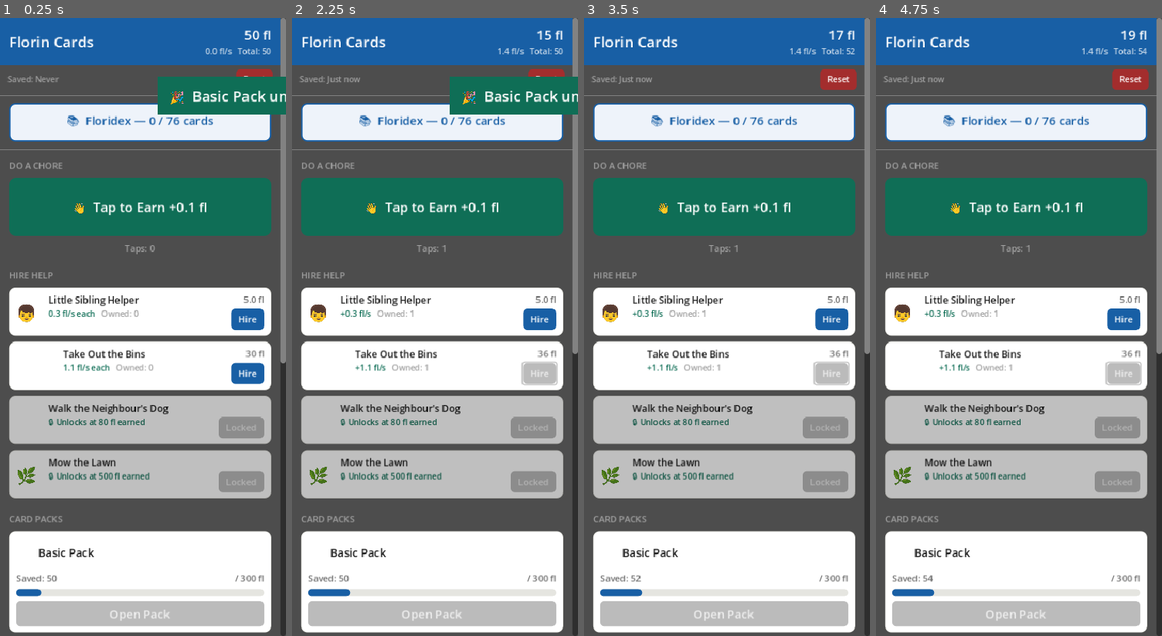
Above: before the commit, frames 1-4 (left to right).
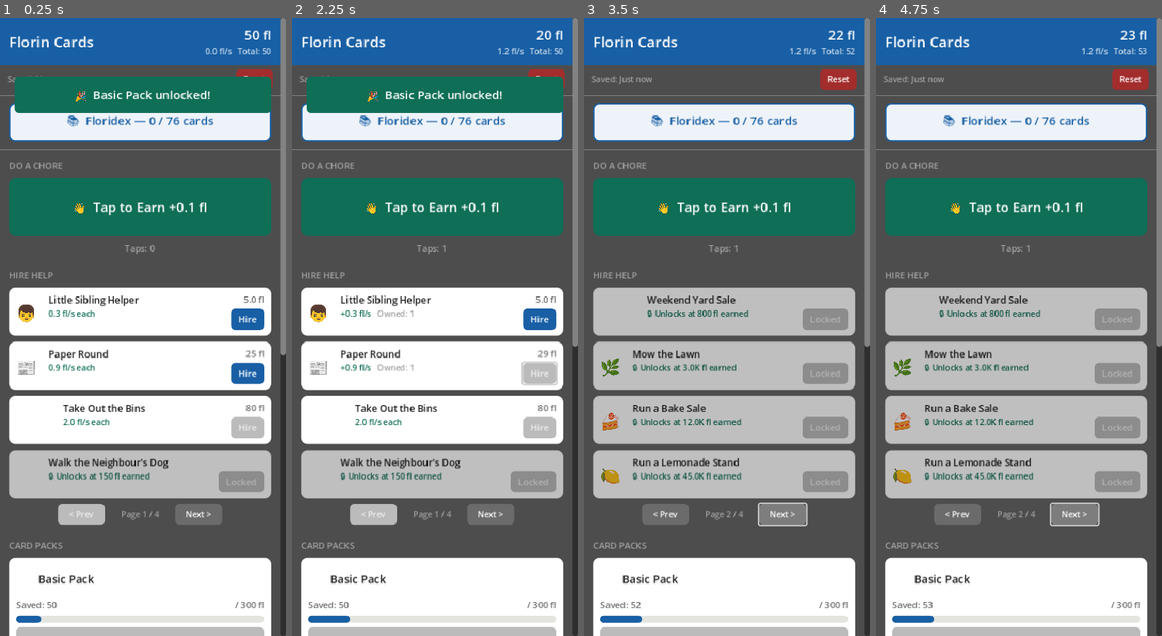
Above: after the commit, the same moments.

Repository: Funfetsunk/Idle-Trading-Cards
Game: Godot game, scene res://scenes/Main.tscn
Same seed, same stepped clock (60 frames per second), same inputs: the game is played once before the commit and once after it.
Inputs (mouse positions are in pixels of both pictures, inside the frame that each line leads up to):
- Up to frame 1 (0.25 s): no input
- Up to frame 2 (2.25 s): click "👋 Tap to Earn +0.1 fl" at 0.5 s; click "Hire" at 1.25 s; click "Hire" at 2 s
- Up to frame 3 (3.5 s): click (781, 512) at 2.75 s, where only the run after the commit has a clickable "Next >"
- Up to frame 4 (4.75 s): click (956, 512) at 3.5 s, where only the run after the commit has a clickable "< Prev"; click (1073, 512) at 4.25 s, where only the run after the commit has a clickable "Next >"

The runs differ from the first frame. In frame 1, 23% of the frame differs, in the area x 3-100%, y 9-100%; in frame 2, 23%; in frame 3, 26%; in frame 4, 26%, in the area x 3-100%, y 2-100%.

Commit message:
Rebalance economy, expand hire helpers, fix pacing and UI
Economy & pacing:
- Fix critical bug: pack savings pools now only accumulate after the
  pack tier is unlocked, preventing players from instantly opening
  Silver/Gold/Legendary packs the moment they unlock
- Dramatically increase pack costs (Silver 2.5K→80K, Gold 15K→600K,
  Legendary 150K→8M) and adjust unlock gates to match
- Scale upgrade costs to fit new economy (Lucky Bag 600→4K through
  Secret Card Map 40M→500M)

Hire helpers:
- Expand from 8 to 16 hire helpers, covering progression from pocket
  money (Paper Round, Yard Sale) through to endgame (Food Delivery,
  Market Stall, Online Resale Shop, Trading Card Empire)
- Rebalance all fl/sec rates and base costs across the full roster
- Hire helper section now paginates (4 per page) so the UI fits on
  one mobile screen; < Prev / Page X of Y / Next > controls added

Milestone multipliers:
- Owning 10 of a hire helper gives x2 production, 25 gives x10
  total, 50 gives x250 total
- Milestone banner and field note fire when thresholds are hit
- Chore rows display active multiplier ("Owned: 12  x2 bonus")

Banner fix:
- Event banners (God Pack, pack unlock, milestone, offline earnings)
  now size using viewport width directly instead of anchor offsets,
  fixing the right-side cutoff on mobile

Co-Authored-By: Claude Sonnet 4.6 <noreply@anthropic.com>

Diff:
--- a/scripts/CardDatabase.gd
+++ b/scripts/CardDatabase.gd
@@ -286,31 +286,39 @@
 ]
 
 const CHORES = [
-	{"id": "sibling",  "name": "Little Sibling Helper",       "icon": "👦", "base_cost": 5.0,       "fl_per_sec": 0.3,    "cost_mult": 1.15, "unlock_at": 0.0},
-	{"id": "bins",     "name": "Take Out the Bins",            "icon": "🗑️",  "base_cost": 30.0,      "fl_per_sec": 1.1,    "cost_mult": 1.20, "unlock_at": 10.0},
-	{"id": "dog",      "name": "Walk the Neighbour's Dog",     "icon": "🐕", "base_cost": 180.0,     "fl_per_sec": 5.0,    "cost_mult": 1.24, "unlock_at": 80.0},
-	{"id": "lawn",     "name": "Mow the Lawn",                 "icon": "🌿", "base_cost": 1200.0,    "fl_per_sec": 18.0,   "cost_mult": 1.27, "unlock_at": 500.0},
-	{"id": "lemonade", "name": "Run a Lemonade Stand",         "icon": "🍋", "base_cost": 8000.0,    "fl_per_sec": 60.0,   "cost_mult": 1.30, "unlock_at": 3000.0},
-	{"id": "babysit",  "name": "Babysitting Round",            "icon": "👶", "base_cost": 60000.0,   "fl_per_sec": 220.0,  "cost_mult": 1.32, "unlock_at": 20000.0},
-	{"id": "carwash",  "name": "Neighbourhood Car Wash",       "icon": "🚗", "base_cost": 500000.0,  "fl_per_sec": 800.0,  "cost_mult": 1.35, "unlock_at": 150000.0},
-	{"id": "carboot",  "name": "Car Boot Sale Empire",         "icon": "🏪", "base_cost": 4000000.0, "fl_per_sec": 3200.0, "cost_mult": 1.38, "unlock_at": 1500000.0},
+	{"id": "sibling",   "name": "Little Sibling Helper",    "icon": "👦", "base_cost": 5.0,            "fl_per_sec": 0.3,      "cost_mult": 1.15, "unlock_at": 0.0},
+	{"id": "paperound", "name": "Paper Round",               "icon": "📰", "base_cost": 25.0,           "fl_per_sec": 0.9,      "cost_mult": 1.17, "unlock_at": 8.0},
+	{"id": "bins",      "name": "Take Out the Bins",         "icon": "🗑️",  "base_cost": 80.0,           "fl_per_sec": 2.0,      "cost_mult": 1.19, "unlock_at": 30.0},
+	{"id": "dog",       "name": "Walk the Neighbour's Dog",  "icon": "🐕", "base_cost": 400.0,          "fl_per_sec": 6.0,      "cost_mult": 1.22, "unlock_at": 150.0},
+	{"id": "yardsale",  "name": "Weekend Yard Sale",         "icon": "🏷️",  "base_cost": 2000.0,         "fl_per_sec": 15.0,     "cost_mult": 1.25, "unlock_at": 800.0},
+	{"id": "lawn",      "name": "Mow the Lawn",              "icon": "🌿", "base_cost": 8000.0,         "fl_per_sec": 30.0,     "cost_mult": 1.27, "unlock_at": 3000.0},
+	{"id": "baking",    "name": "Run a Bake Sale",           "icon": "🍰", "base_cost": 35000.0,        "fl_per_sec": 80.0,     "cost_mult": 1.29, "unlock_at": 12000.0},
+	{"id": "lemonade",  "name": "Run a Lemonade Stand",      "icon": "🍋", "base_cost": 120000.0,       "fl_per_sec": 180.0,    "cost_mult": 1.31, "unlock_at": 45000.0},
+	{"id": "tutoring",  "name": "Tutoring Sessions",         "icon": "📚", "base_cost": 500000.0,       "fl_per_sec": 400.0,    "cost_mult": 1.33, "unlock_at": 180000.0},
+	{"id": "babysit",   "name": "Babysitting Round",         "icon": "👶", "base_cost": 2000000.0,      "fl_per_sec": 900.0,    "cost_mult": 1.34, "unlock_at": 750000.0},
+	{"id": "carwash",   "name": "Neighbourhood Car Wash",    "icon": "🚗", "base_cost": 8000000.0,      "fl_per_sec": 2000.0,   "cost_mult": 1.36, "unlock_at": 3000000.0},
+	{"id": "carboot",   "name": "Car Boot Sale Empire",      "icon": "🏪", "base_cost": 35000000.0,     "fl_per_sec": 5000.0,   "cost_mult": 1.38, "unlock_at": 12000000.0},
+	{"id": "delivery",  "name": "Food Delivery Round",       "icon": "🛵", "base_cost": 150000000.0,    "fl_per_sec": 12000.0,  "cost_mult": 1.39, "unlock_at": 60000000.0},
+	{"id": "market",    "name": "Market Stall Trader",       "icon": "🛒", "base_cost": 650000000.0,    "fl_per_sec": 30000.0,  "cost_mult": 1.41, "unlock_at": 300000000.0},
+	{"id": "onlineshop","name": "Online Resale Shop",        "icon": "💻", "base_cost": 3000000000.0,   "fl_per_sec": 80000.0,  "cost_mult": 1.43, "unlock_at": 1500000000.0},
+	{"id": "cardempire","name": "Trading Card Empire",       "icon": "🃏", "base_cost": 15000000000.0,  "fl_per_sec": 250000.0, "cost_mult": 1.45, "unlock_at": 8000000000.0},
 ]
 
 const PACKS = [
-	{"id": "basic",     "label": "Basic Pack",     "icon": "📦", "base_cost": 300.0,    "scale_factor": 1.8, "scale_every": 20, "unlock_at": 0.0},
-	{"id": "silver",    "label": "Silver Pack",    "icon": "🥈", "base_cost": 2500.0,   "scale_factor": 2.0, "scale_every": 15, "unlock_at": 5000.0},
-	{"id": "gold",      "label": "Gold Pack",      "icon": "🥇", "base_cost": 15000.0,  "scale_factor": 2.2, "scale_every": 10, "unlock_at": 40000.0},
-	{"id": "legendary", "label": "Legendary Pack", "icon": "✨", "base_cost": 150000.0, "scale_factor": 2.5, "scale_every": 5,  "unlock_at": 400000.0},
+	{"id": "basic",     "label": "Basic Pack",     "icon": "📦", "base_cost": 300.0,      "scale_factor": 1.8, "scale_every": 20, "unlock_at": 0.0},
+	{"id": "silver",    "label": "Silver Pack",    "icon": "🥈", "base_cost": 80000.0,    "scale_factor": 2.0, "scale_every": 15, "unlock_at": 30000.0},
+	{"id": "gold",      "label": "Gold Pack",      "icon": "🥇", "base_cost": 600000.0,   "scale_factor": 2.2, "scale_every": 10, "unlock_at": 400000.0},
+	{"id": "legendary", "label": "Legendary Pack", "icon": "✨", "base_cost": 8000000.0,  "scale_factor": 2.5, "scale_every": 5,  "unlock_at": 4000000.0},
 ]
 
 const UPGRADES = [
-	{"id": "u1", "name": "Lucky Bag",        "desc": "+5% ultra rare chance",        "icon": "🎒", "cost": 600.0,       "effect": "ultra",     "value": 0.05, "unlock_at": 200.0},
-	{"id": "u2", "name": "Foil Sleeve",      "desc": "+8% rare weight reduction",    "icon": "🃏", "cost": 3000.0,      "effect": "rare",      "value": 0.08, "unlock_at": 1000.0},
-	{"id": "u3", "name": "Magnifying Glass", "desc": "+10% ultra rare chance",       "icon": "🔍", "cost": 15000.0,     "effect": "ultra",     "value": 0.10, "unlock_at": 6000.0},
-	{"id": "u4", "name": "Price Guide Book", "desc": "+12% rare weight reduction",   "icon": "📖", "cost": 100000.0,    "effect": "rare",      "value": 0.12, "unlock_at": 40000.0},
-	{"id": "u5", "name": "Special Order",    "desc": "+6% secret rare chance",       "icon": "📬", "cost": 700000.0,    "effect": "secret",    "value": 0.06, "unlock_at": 250000.0},
-	{"id": "u6", "name": "Golden Wrapper",   "desc": "+10% secret rare chance",      "icon": "🎁", "cost": 5000000.0,   "effect": "secret",    "value": 0.10, "unlock_at": 1800000.0},
-	{"id": "u7", "name": "Secret Card Map",  "desc": "+3% legendary chance",         "icon": "🗺️",  "cost": 40000000.0,  "effect": "legendary", "value": 0.03, "unlock_at": 12000000.0},
+	{"id": "u1", "name": "Lucky Bag",        "desc": "+5% ultra rare chance",        "icon": "🎒", "cost": 4000.0,       "effect": "ultra",     "value": 0.05, "unlock_at": 1500.0},
+	{"id": "u2", "name": "Foil Sleeve",      "desc": "+8% rare weight reduction",    "icon": "🃏", "cost": 25000.0,      "effect": "rare",      "value": 0.08, "unlock_at": 8000.0},
+	{"id": "u3", "name": "Magnifying Glass", "desc": "+10% ultra rare chance",       "icon": "🔍", "cost": 150000.0,     "effect": "ultra",     "value": 0.10, "unlock_at": 50000.0},
+	{"id": "u4", "name": "Price Guide Book", "desc": "+12% rare weight reduction",   "icon": "📖", "cost": 1000000.0,    "effect": "rare",      "value": 0.12, "unlock_at": 350000.0},
+	{"id": "u5", "name": "Special Order",    "desc": "+6% secret rare chance",       "icon": "📬", "cost": 8000000.0,    "effect": "secret",    "value": 0.06, "unlock_at": 3000000.0},
+	{"id": "u6", "name": "Golden Wrapper",   "desc": "+10% secret rare chance",      "icon": "🎁", "cost": 60000000.0,   "effect": "secret",    "value": 0.10, "unlock_at": 25000000.0},
+	{"id": "u7", "name": "Secret Card Map",  "desc": "+3% legendary chance",         "icon": "🗺️",  "cost": 500000000.0,  "effect": "legendary", "value": 0.03, "unlock_at": 200000000.0},
 ]
 
 var CARDS: Array = []
--- a/scripts/GameState.gd
+++ b/scripts/GameState.gd
@@ -8,6 +8,7 @@
 signal dupes_changed(total: int)
 signal upgrades_changed()
 signal chores_changed()
+signal chore_milestone(chore_name: String, count: int)
 signal state_reset()
 
 const TAP_EARN = 0.1
@@ -68,8 +69,15 @@
 func get_fl_per_sec() -> float:
 	var rate = 0.0
 	for i in range(CardDatabase.CHORES.size()):
-		rate += CardDatabase.CHORES[i]["fl_per_sec"] * chore_counts[i]
+		rate += CardDatabase.CHORES[i]["fl_per_sec"] * chore_counts[i] * chore_milestone_mult(chore_counts[i])
 	return rate
+
+func chore_milestone_mult(count: int) -> float:
+	var mult = 1.0
+	if count >= 50: mult *= 25.0
+	if count >= 25: mult *= 5.0
+	if count >= 10: mult *= 2.0
+	return mult
 
 func get_chore_cost(idx: int) -> float:
 	var c = CardDatabase.CHORES[idx]
@@ -84,7 +92,8 @@
 	florins      += amount
 	total_earned += amount
 	for i in range(pack_state.size()):
-		pack_state[i]["savings"] += amount
+		if total_earned >= CardDatabase.PACKS[i]["unlock_at"]:
+			pack_state[i]["savings"] += amount
 	florins_changed.emit(florins)
 
 func tap() -> void:
@@ -92,7 +101,8 @@
 	total_earned += TAP_EARN
 	tap_count    += 1
 	for i in range(pack_state.size()):
-		pack_state[i]["savings"] += TAP_EARN
+		if total_earned >= CardDatabase.PACKS[i]["unlock_at"]:
+			pack_state[i]["savings"] += TAP_EARN
 	florins_changed.emit(florins)
 
 func buy_chore(idx: int) -> bool:
@@ -105,6 +115,10 @@
 	rate_changed.emit(get_fl_per_sec())
 	chores_changed.emit()
 	add_log("Hired: " + CardDatabase.CHORES[idx]["name"])
+	# Fire milestone signal if this purchase hit a milestone count
+	var count = chore_counts[idx]
+	if count in [10, 25, 50]:
+		chore_milestone.emit(CardDatabase.CHORES[idx]["name"], count)
 	SaveManager.save()
 	return true
 
--- a/scripts/Main.gd
+++ b/scripts/Main.gd
@@ -8,7 +8,12 @@
 var _btn_floridex:   Button
 var _lbl_tap_count:  Label
 
+const CHORES_PER_PAGE = 4
 var _chore_rows:     Array = []  # [{panel, lbl_count, lbl_cost, lbl_rate, btn_buy}]
+var _chore_page:     int   = 0
+var _btn_chore_prev: Button
+var _btn_chore_next: Button
+var _lbl_chore_page: Label
 var _pack_cards:     Array = []  # [{lbl_savings, lbl_cost, bar, btn_open, lbl_event}]
 var _pack_tweens:    Array = []
 
@@ -227,6 +232,7 @@
 
 		var panel = PanelContainer.new()
 		panel.add_theme_stylebox_override("panel", _card_style())
+		panel.visible = false  # controlled by pagination
 		section.add_child(panel)
 
 		var hbox = HBoxContainer.new()
@@ -285,6 +291,31 @@
 		row_data["panel"]   = panel
 
 		_chore_rows.append(row_data)
+
+	# Pagination controls
+	var page_bar = HBoxContainer.new()
+	page_bar.add_theme_constant_override("separation", 8)
+	page_bar.alignment = BoxContainer.ALIGNMENT_CENTER
+	section.add_child(page_bar)
+
+	_btn_chore_prev = _make_btn("< Prev", C_TEXT2)
+	_btn_chore_prev.add_theme_font_size_override("font_size", 11)
+	_btn_chore_prev.custom_minimum_size = Vector2(64, 0)
+	_btn_chore_prev.pressed.connect(_on_chore_prev)
+	page_bar.add_child(_btn_chore_prev)
+
+	_lbl_chore_page = Label.new()
+	_lbl_chore_page.add_theme_font_size_override("font_size", 11)
+	_lbl_chore_page.add_theme_color_override("font_color", C_TEXT3)
+	_lbl_chore_page.horizontal_alignment = HORIZONTAL_ALIGNMENT_CENTER
+	_lbl_chore_page.custom_minimum_size = Vector2(80, 0)
+	page_bar.add_child(_lbl_chore_page)
+
+	_btn_chore_next = _make_btn("Next >", C_TEXT2)
+	_btn_chore_next.add_theme_font_size_override("font_size", 11)
+	_btn_chore_next.custom_minimum_size = Vector2(64, 0)
+	_btn_chore_next.pressed.connect(_on_chore_next)
+	page_bar.add_child(_btn_chore_next)
 
 # ── Pack section ──────────────────────────────────────────────────────────────
 
@@ -539,6 +570,7 @@
 	GameState.dupes_changed.connect(_on_dupes_changed)
 	GameState.upgrades_changed.connect(_on_upgrades_changed)
 	GameState.chores_changed.connect(_on_chores_changed)
+	GameState.chore_milestone.connect(_on_chore_milestone)
 	GameState.state_reset.connect(_full_refresh)
 
 # ── Full refresh ──────────────────────────────────────────────────────────────
@@ -566,40 +598,57 @@
 
 func _update_chores() -> void:
 	var total_earned = GameState.total_earned
-	var locked_shown = 0
+	var total_pages  = int(ceil(float(_chore_rows.size()) / CHORES_PER_PAGE))
+	_chore_page = clampi(_chore_page, 0, total_pages - 1)
+
+	var page_start = _chore_page * CHORES_PER_PAGE
+	var page_end   = mini(page_start + CHORES_PER_PAGE, _chore_rows.size())
 
 	for i in range(_chore_rows.size()):
+		var rd = _chore_rows[i]
+		# Only show rows on the current page
+		if i < page_start or i >= page_end:
+			rd["panel"].visible = false
+			continue
+
 		var chore    = CardDatabase.CHORES[i]
-		var rd       = _chore_rows[i]
 		var count    = GameState.chore_counts[i]
 		var cost     = GameState.get_chore_cost(i)
 		var unlocked = total_earned >= chore["unlock_at"]
 		var can_buy  = GameState.florins >= cost and unlocked
 
+		rd["panel"].visible = true
+
 		if not unlocked:
-			# Show the next 2 locked chores as teasers; hide the rest
-			if locked_shown < 2:
-				locked_shown += 1
-				rd["panel"].visible = true
-				rd["panel"].modulate = Color(0.75, 0.75, 0.75, 1.0)
-				rd["lbl_rate"].text  = "🔒 Unlocks at %s fl earned" % NumberFormatter.fmt(chore["unlock_at"])
-				rd["lbl_count"].text = ""
-				rd["lbl_cost"].text  = ""
-				rd["btn_buy"].text   = "Locked"
-				rd["btn_buy"].disabled = true
+			rd["panel"].modulate   = Color(0.75, 0.75, 0.75, 1.0)
+			rd["lbl_rate"].text    = "🔒 Unlocks at %s fl earned" % NumberFormatter.fmt(chore["unlock_at"])
+			rd["lbl_count"].text   = ""
+			rd["lbl_cost"].text    = ""
+			rd["btn_buy"].text     = "Locked"
+			rd["btn_buy"].disabled = true
+			continue
+
+		rd["panel"].modulate   = Color.WHITE
+		rd["btn_buy"].text     = "Hire"
+		rd["lbl_cost"].text    = NumberFormatter.fmt(cost) + " fl"
+		rd["btn_buy"].disabled = not can_buy
+
+		var mult = GameState.chore_milestone_mult(count)
+		var fl_contribution = chore["fl_per_sec"] * count * mult
+		if count == 0:
+			rd["lbl_rate"].text  = "%s fl/s each" % NumberFormatter.fmt(chore["fl_per_sec"])
+			rd["lbl_count"].text = ""
+		else:
+			rd["lbl_rate"].text  = "+%s fl/s" % NumberFormatter.fmt(fl_contribution)
+			if mult > 1.0:
+				rd["lbl_count"].text = "Owned: %d  ×%d bonus" % [count, int(mult)]
 			else:
-				rd["panel"].visible = false
-			continue
-
-		# Unlocked — restore normal appearance
-		rd["panel"].visible  = true
-		rd["panel"].modulate = Color.WHITE
-		rd["btn_buy"].text   = "Hire"
-		var fl_contribution  = chore["fl_per_sec"] * count
-		rd["lbl_count"].text = "Owned: %d" % count
-		rd["lbl_rate"].text  = "+%s fl/s" % NumberFormatter.fmt(fl_contribution) if count > 0 else "%s fl/s each" % NumberFormatter.fmt(chore["fl_per_sec"])
-		rd["lbl_cost"].text  = NumberFormatter.fmt(cost) + " fl"
-		rd["btn_buy"].disabled = not can_buy
+				rd["lbl_count"].text = "Owned: %d" % count
+
+	# Update pagination controls
+	_lbl_chore_page.text       = "Page %d / %d" % [_chore_page + 1, total_pages]
+	_btn_chore_prev.disabled   = _chore_page <= 0
+	_btn_chore_next.disabled   = _chore_page >= total_pages - 1
 
 func _update_packs() -> void:
 	var total_earned = GameState.total_earned
@@ -779,6 +828,20 @@
 func _on_buy_chore(idx: int) -> void:
 	GameState.buy_chore(idx)
 
+func _on_chore_prev() -> void:
+	_chore_page -= 1
+	_update_chores()
+
+func _on_chore_next() -> void:
+	_chore_page += 1
+	_update_chores()
+
+func _on_chore_milestone(chore_name: String, count: int) -> void:
+	var mult_text = "×2" if count == 10 else ("×10" if count == 25 else "×250")
+	var msg = "%s — %d hired! Production %s!" % [chore_name, count, mult_text]
+	GameState.add_log("🏆 " + msg)
+	_show_event_banner("🏆 " + msg, Color("#185FA5"), 3.5)
+
 func _on_open_pack(idx: int) -> void:
 	GameState.open_pack(idx)
 
@@ -819,28 +882,33 @@
 
 # Centred full-width banner that fades after `duration` seconds.
 func _show_event_banner(text: String, bg: Color, duration: float) -> void:
-	var banner = PanelContainer.new()
-	var style  = StyleBoxFlat.new()
+	var vp_w = get_viewport().get_visible_rect().size.x
+
+	# Use a plain Control so we can set position/size directly without
+	# anchor or container layout interfering.
+	var banner = Control.new()
+	banner.mouse_filter = Control.MOUSE_FILTER_IGNORE
+	banner.position     = Vector2(20, 80)
+	banner.size         = Vector2(vp_w - 40, 50)
+	_float_layer.add_child(banner)
+
+	var bg_panel = Panel.new()
+	var style    = StyleBoxFlat.new()
 	style.bg_color = bg
-	style.content_margin_left   = 16
-	style.content_margin_right  = 16
-	style.content_margin_top    = 12
-	style.content_margin_bottom = 12
-	banner.add_theme_stylebox_override("panel", style)
-	banner.set_anchors_and_offsets_preset(Control.PRESET_CENTER_TOP)
-	banner.offset_top    = 80
-	banner.offset_bottom = 130
-	banner.offset_left   = 20
-	banner.offset_right  = -20
-	banner.mouse_filter  = Control.MOUSE_FILTER_IGNORE
-	_float_layer.add_child(banner)
+	style.set_corner_radius_all(6)
+	bg_panel.add_theme_stylebox_override("panel", style)
+	bg_panel.mouse_filter = Control.MOUSE_FILTER_IGNORE
+	bg_panel.set_anchors_and_offsets_preset(Control.PRESET_FULL_RECT)
+	banner.add_child(bg_panel)
 
 	var lbl = Label.new()
 	lbl.text = text
-	lbl.add_theme_font_size_override("font_size", 20)
+	lbl.add_theme_font_size_override("font_size", 16)
 	lbl.add_theme_color_override("font_color", Color.WHITE)
 	lbl.horizontal_alignment = HORIZONTAL_ALIGNMENT_CENTER
 	lbl.vertical_alignment   = VERTICAL_ALIGNMENT_CENTER
+	lbl.autowrap_mode        = TextServer.AUTOWRAP_WORD_SMART
+	lbl.mouse_filter         = Control.MOUSE_FILTER_IGNORE
 	lbl.set_anchors_and_offsets_preset(Control.PRESET_FULL_RECT)
 	banner.add_child(lbl)
 
Not shown, added: plans/pacing-and-monetization.md
